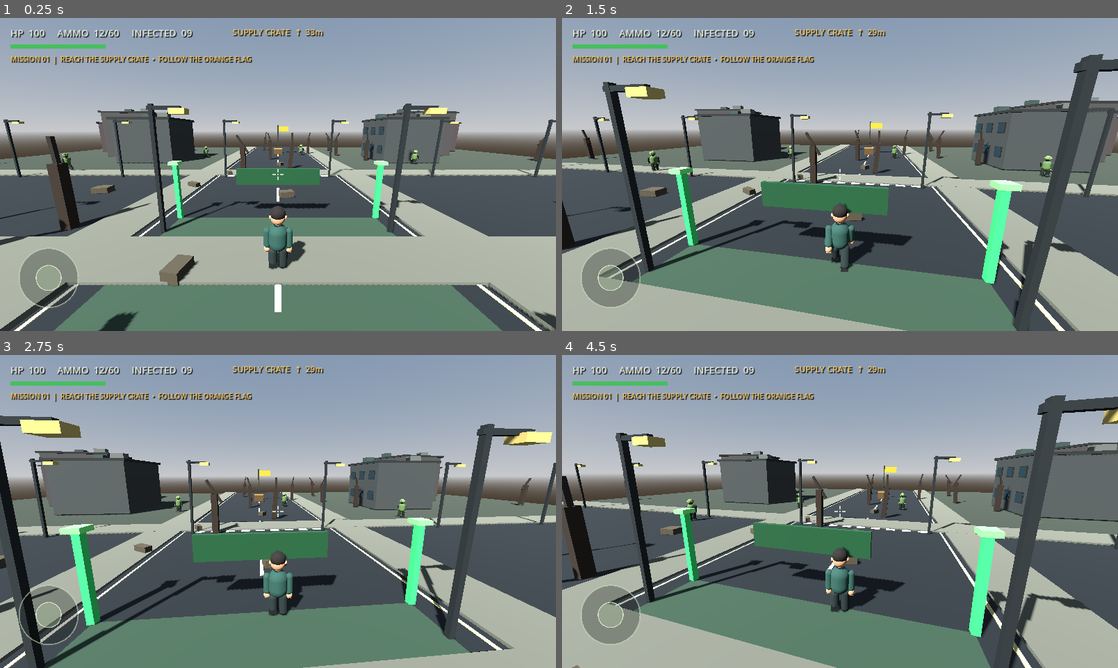
Above: before the commit, frames 1-4 (two rows, left to right).
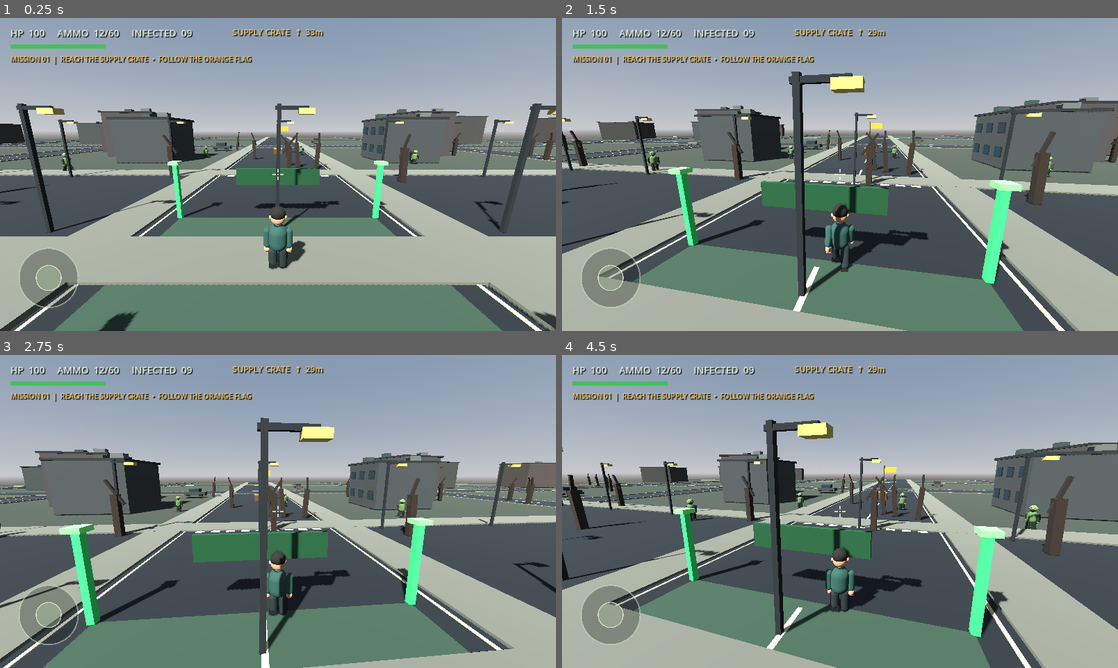
Above: after the commit, the same moments.

Repository: aljunatis40-alt/zombie-world-survivor
Game: Godot game, scene res://scenes/main.tscn
Same seed, same stepped clock (60 frames per second), same inputs: the game is played once before the commit and once after it.
Inputs (mouse positions are in pixels of both pictures, inside the frame that each line leads up to):
- Up to frame 1 (0.25 s): no input
- Up to frame 2 (1.5 s): move the mouse to (867, 174) at 0.52 s; hold W (move_forward) from 0.53 s (still down); click (867, 174) at 0.6 s; move the mouse to (812, 174) at 1.27 s; tap Shift (sprint) at 1.35 s
- Up to frame 3 (2.75 s): keep holding W (move_forward); move the mouse to (289, 505) at 2.02 s; click (289, 505) at 2.1 s
- Up to frame 4 (4.5 s): keep holding W (move_forward); move the mouse to (834, 517) at 2.77 s; tap Shift (sprint) at 2.85, 4.35 s; move the mouse to (878, 514) at 3.52 s; click (878, 514) at 3.6 s; move the mouse to (795, 508) at 4.27 s

The runs differ from the first frame. In frame 1, 9.6% of the frame differs, in the area x 0-100%, y 27-98%; in frame 2, 13%; in frame 3, 13%; in frame 4, 14%, in the area x 0-100%, y 12-100%.

Commit message:
Expand playable city map to three times width with added streets, districts and vehicles

Diff:
--- a/scripts/game.gd
+++ b/scripts/game.gd
@@ -172,17 +172,18 @@
 	world_root = Node3D.new()
 	world_root.name = "AbandonedDistrict"
 	add_child(world_root)
-	_add_box("DistrictGround", Vector3(0, -0.35, 0), Vector3(90, 0.5, 90), Color(0.20, 0.22, 0.18))
-	_add_box("MainRoad", Vector3(0, -0.055, 0), Vector3(12, 0.12, 90), Color(0.105, 0.12, 0.125))
-	_add_box("CrossRoad", Vector3(0, -0.05, 0), Vector3(90, 0.12, 12), Color(0.105, 0.12, 0.125))
+	_add_box("DistrictGround", Vector3(0, -0.35, 0), Vector3(270, 0.5, 270), Color(0.20, 0.22, 0.18))
+	_add_box("MainRoad", Vector3(0, -0.055, 0), Vector3(12, 0.12, 270), Color(0.105, 0.12, 0.125))
+	_add_box("CrossRoad", Vector3(0, -0.05, 0), Vector3(270, 0.12, 12), Color(0.105, 0.12, 0.125))
 	for side in [-1, 1]:
-		_add_box("MainSidewalk", Vector3(side * 7.4, 0.02, 0), Vector3(2.6, 0.18, 90), Color(0.39, 0.39, 0.34))
-		_add_box("CrossSidewalk", Vector3(0, 0.025, side * 7.4), Vector3(90, 0.18, 2.6), Color(0.39, 0.39, 0.34))
+		_add_box("MainSidewalk", Vector3(side * 7.4, 0.02, 0), Vector3(2.6, 0.18, 270), Color(0.39, 0.39, 0.34))
+		_add_box("CrossSidewalk", Vector3(0, 0.025, side * 7.4), Vector3(270, 0.18, 2.6), Color(0.39, 0.39, 0.34))
 		_add_box("RoadEdgeLine", Vector3(side * 5.8, 0.025, 0), Vector3(0.12, 0.025, 90), Color(0.78, 0.72, 0.52))
-	for z_mark in range(-40, 41, 8):
+	for z_mark in range(-130, 131, 8):
 		_add_box("LaneDash", Vector3(0, 0.025, float(z_mark)), Vector3(0.18, 0.025, 3.2), Color(0.83, 0.78, 0.61))
 	for cross_mark in range(-4, 5):
 		_add_box("CrosswalkStripe", Vector3(float(cross_mark) * 1.15, 0.035, -6.2), Vector3(0.68, 0.035, 1.0), Color(0.82, 0.81, 0.72))
+	_build_extended_road_network()
 	_build_safe_zone()
 	_build_objective_marker()
 	for x in [-1, 1]:
@@ -193,21 +194,73 @@
 				var building := _add_box("AbandonedBuilding", building_pos, Vector3(8, building_height, 8), Color(0.24 + n * 0.025, 0.25, 0.24))
 				building.rotation.y = float(n) * 0.17
 				_decorate_building(building, building_height, n)
-	for i in range(22):
-		var tree_pos := Vector3(randf_range(-42, 42), 1.5, randf_range(-42, 42))
+	for i in range(78):
+		var tree_pos := Vector3(randf_range(-128, 128), 1.5, randf_range(-42, 42))
 		var tree := _add_box("DeadTreeTrunk", tree_pos, Vector3(0.45, 3, 0.45), Color(0.18, 0.14, 0.1))
 		tree.rotation.z = randf_range(-0.12, 0.12)
 		var canopy := _detail_box(tree, "DeadBranch", Vector3(0.18, 2.0, 0.18), Vector3(0, 1.65, 0), Color(0.16, 0.13, 0.10))
 		canopy.rotation.z = randf_range(-0.65, 0.65)
-	for i in range(8):
-		var lamp_x := -35.0 + float(i) * 10.0
+	for i in range(24):
+		var lamp_x := -120.0 + float(i) * 10.0
 		_add_street_lamp(Vector3(lamp_x, 0, -5.5))
 		_add_street_lamp(Vector3(lamp_x, 0, 5.5))
-	for i in range(7):
-		var debris_pos := Vector3(randf_range(-13, 13), 0.22, randf_range(-13, 13))
+	for i in range(32):
+		var debris_pos := Vector3(randf_range(-125, 125), 0.22, randf_range(-125, 125))
 		var debris := _add_box("StreetDebris", debris_pos, Vector3(randf_range(0.35, 1.2), 0.4, randf_range(0.3, 0.9)), Color(0.28, 0.25, 0.19))
 		debris.rotation.y = randf_range(0, TAU)
-
+	_build_outer_districts()
+	_build_parked_vehicles()
+
+
+func _build_extended_road_network() -> void:
+	# Three parallel avenues in each direction connect the enlarged 270m district.
+	for offset in [-90.0, -45.0, 45.0, 90.0]:
+		_add_box("NorthSouthStreet", Vector3(offset, -0.045, 0), Vector3(8.0, 0.10, 270.0), Color(0.13, 0.145, 0.15))
+		_add_box("EastWestStreet", Vector3(0, -0.04, offset), Vector3(270.0, 0.10, 8.0), Color(0.13, 0.145, 0.15))
+		for side in [-1.0, 1.0]:
+			_add_box("StreetCurb", Vector3(offset + side * 4.3, 0.015, 0), Vector3(0.22, 0.16, 270.0), Color(0.42, 0.42, 0.37))
+			_add_box("StreetCurb", Vector3(0, 0.015, offset + side * 4.3), Vector3(270.0, 0.16, 0.22), Color(0.42, 0.42, 0.37))
+	for mark in range(-128, 129, 12):
+		for offset in [-90.0, -45.0, 45.0, 90.0]:
+			_detail_box(world_root, "AvenueLaneDash", Vector3(0.16, 0.035, 3.8), Vector3(offset, 0.035, float(mark)), Color(0.82, 0.76, 0.58))
+			_detail_box(world_root, "CrossAvenueLaneDash", Vector3(3.8, 0.035, 0.16), Vector3(float(mark), 0.035, offset), Color(0.82, 0.76, 0.58))
+
+func _build_outer_districts() -> void:
+	var block_centers: Array[Vector2] = [
+		Vector2(-65, -65), Vector2(65, -65), Vector2(-65, 65), Vector2(65, 65),
+		Vector2(-110, -65), Vector2(110, -65), Vector2(-110, 65), Vector2(110, 65),
+		Vector2(-65, -110), Vector2(65, -110), Vector2(-65, 110), Vector2(65, 110)
+	]
+	for i in range(block_centers.size()):
+		var center := block_centers[i]
+		var height := 7.0 + float(i % 4) * 2.2
+		var size := Vector3(10.0 + float(i % 3) * 2.0, height, 10.0 + float((i + 1) % 3) * 2.0)
+		var building := _add_box("OuterDistrictBuilding", Vector3(center.x, height * 0.5, center.y), size, Color(0.22 + float(i % 3) * 0.025, 0.24, 0.22))
+		building.rotation.y = float(i % 5) * 0.11
+		_detail_box(building, "OuterRoofRim", Vector3(size.x + 0.4, 0.24, size.z + 0.4), Vector3(0, height * 0.5, 0), Color(0.13, 0.15, 0.14))
+		_detail_box(building, "OuterRoofVent", Vector3(1.6, 0.8, 1.2), Vector3(2.0, height * 0.5 + 0.48, 1.5), Color(0.34, 0.36, 0.33))
+		_detail_box(building, "OuterDoor", Vector3(1.5, 2.2, 0.16), Vector3(0, -height * 0.5 + 1.1, -size.z * 0.5 - 0.09), Color(0.13, 0.11, 0.08))
+
+func _build_parked_vehicles() -> void:
+	var vehicle_spots: Array[Vector3] = [
+		Vector3(-13, 0, -34), Vector3(14, 0, 32), Vector3(-13, 0, 58), Vector3(14, 0, -62),
+		Vector3(-58, 0, -13), Vector3(62, 0, 14), Vector3(-103, 0, -13), Vector3(108, 0, 14),
+		Vector3(-58, 0, 103), Vector3(62, 0, -108), Vector3(-108, 0, 103), Vector3(108, 0, -103)
+	]
+	for i in range(vehicle_spots.size()):
+		var vehicle := Node3D.new()
+		vehicle.name = "AbandonedVehicle_%02d" % i
+		vehicle.position = vehicle_spots[i]
+		vehicle.rotation.y = PI * 0.5 if i % 2 == 0 else 0.0
+		world_root.add_child(vehicle)
+		var body_color := Color(0.20 + float(i % 4) * 0.045, 0.23, 0.21)
+		_detail_box(vehicle, "VehicleBody", Vector3(2.0, 0.72, 4.0), Vector3(0, 0.72, 0), body_color)
+		_detail_box(vehicle, "VehicleCabin", Vector3(1.72, 0.72, 2.0), Vector3(0, 1.38, -0.12), Color(0.12, 0.18, 0.19))
+		_detail_box(vehicle, "CrackedWindshield", Vector3(1.62, 0.56, 0.06), Vector3(0, 1.42, -1.15), Color(0.18, 0.27, 0.28))
+		for wheel_x in [-1.02, 1.02]:
+			for wheel_z in [-1.25, 1.25]:
+				var wheel := _detail_box(vehicle, "VehicleWheel", Vector3(0.34, 0.68, 0.68), Vector3(wheel_x, 0.48, wheel_z), Color(0.055, 0.06, 0.055))
+				wheel.rotation.z = PI * 0.5
 
 func _build_safe_zone() -> void:
 	_add_box("SafeZoneFloor", Vector3(0, -0.035, 8), Vector3(10, 0.10, 8), Color(0.19, 0.27, 0.20))
